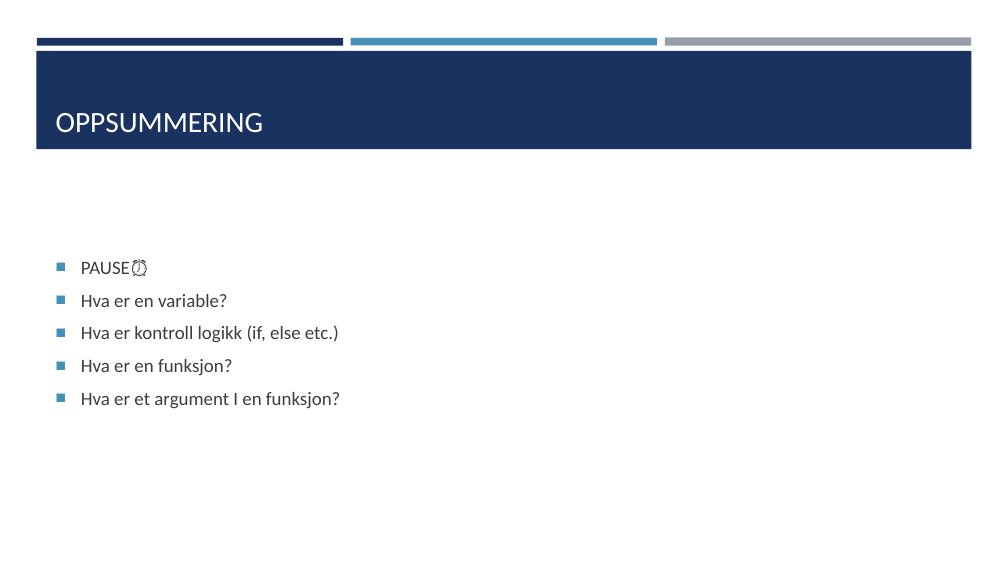
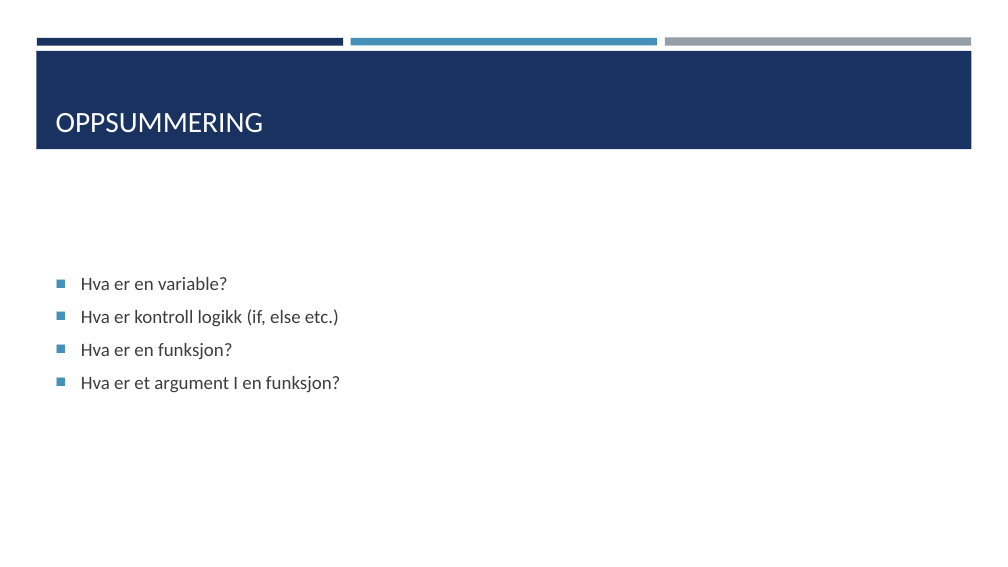
Before and after one commit to TheCodeAddiction/Learn-Python-Workshop, a slide deck: slide 46 of koding workshop powerpoint.pptx (slide 45 before the commit). Drawn at 1008x567 pixels with LibreOffice and Linux fonts; fonts in the diff are those of the drawing. Boxes give left, top, right and bottom in pixels: in the first picture for what was removed or moved away, otherwise in the second. Text is boxed around its words. In the diff, an @@ line names an element or a change of style, - is before the commit and + after.

```diff
--- a/koding workshop powerpoint.pptx
+++ b/koding workshop powerpoint.pptx
@@ text at box(81, 259, 149, 276): paragraph removed @@
-■ PAUSE⏰
```
Also in this commit, not shown: 2 other slides changed, 1 slide added, 1 other file.
